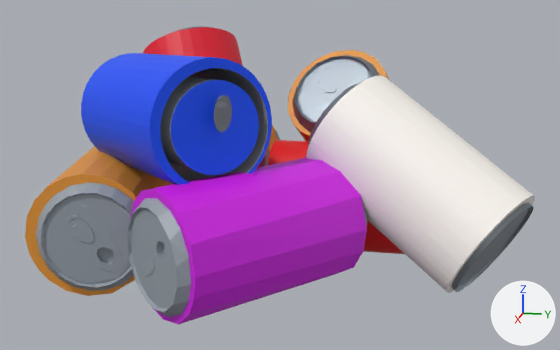
Two versions of the glTF model assets/Model.glb, one commit apart.
Both versions are drawn from a 50 mm camera at (0.1429, 0.007, 0.0533) aimed at (-0.0082, -0.0232, 0.0156). Arrows for +X, +Y and +Z are at lower right; the lights stay in place. The older version comes first. Where no turn or scale is listed for an object, it has been applied to the vertices.

Objects in the first picture: 'can', 'can.001', 'can.003', 'can.007', 'can.009', 'can.013', 'can.015', 'can.018', 'can.020', 'can.021', 'can.024', 'can.030' and 5 more.
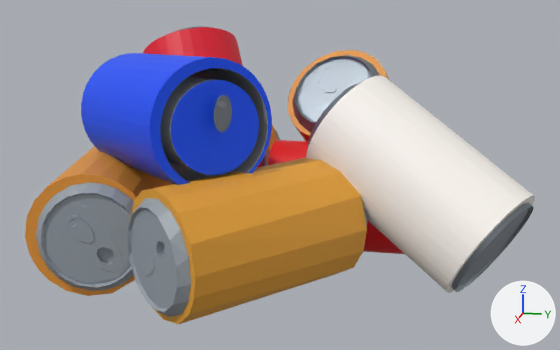
The newer file is also rescaled (x18.63) as a whole; pictures and numbers use the older file's frame.

Location of each change, (x1, y1, x2, y2) in pixels of the pictures (560 x 350 px):
```json
{"object": "can.015", "change": "recoloured", "before": [130, 158, 367, 325], "after": [130, 158, 367, 325], "on screen": "pink to orange"}
```

Edits to the scene script, one JSON object a line:
```json
{"op": "set", "path": "mat_material_005.base_color", "old": "(0.657, 0.0101, 0.8)", "new": "(0.8, 0.363, 0.0337)", "note": "pink #d41ae7 -> orange #e7a233"}
```
